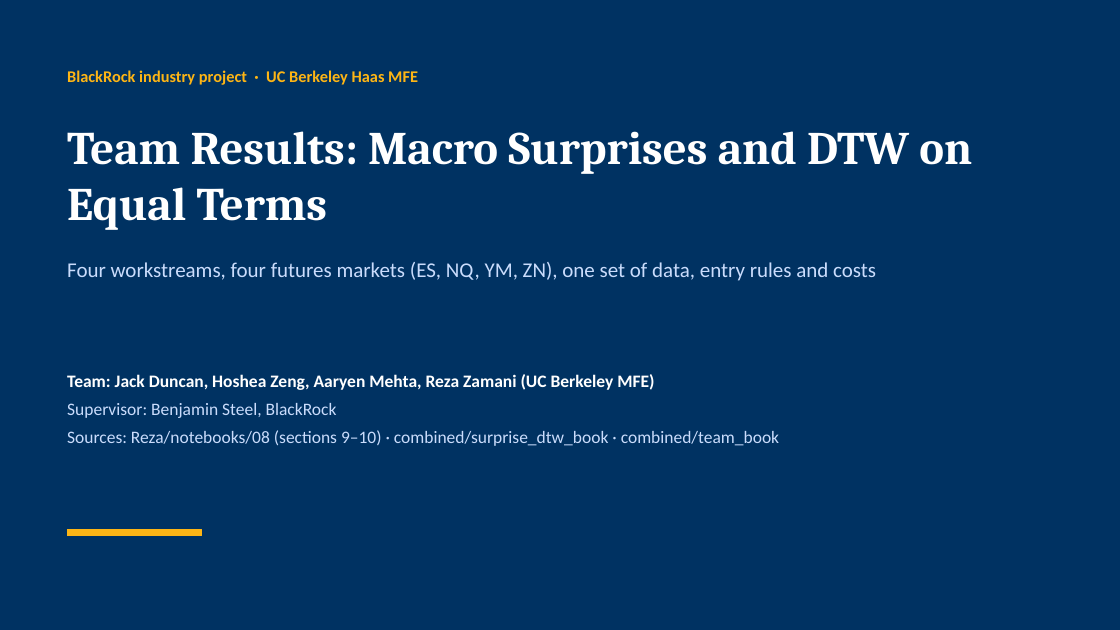
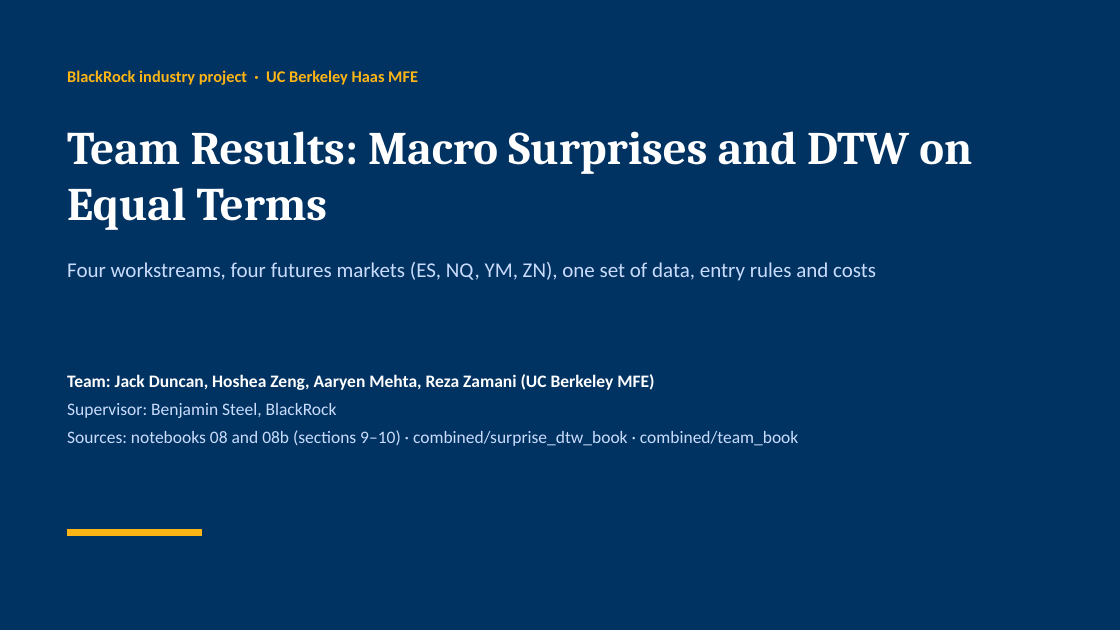
Before and after one commit to rezazamani2329/BlackRock-Project-State-Dependent-Intraday-Response-of-S-P-500-Futures-to-Macroeconomic-Surprises, a slide deck: slide 1 of Team_Results_presentation.pptx. Drawn at 1120x630 pixels with LibreOffice and Linux fonts; fonts in the diff are those of the drawing. Boxes give left, top, right and bottom in pixels: in the first picture for what was removed or moved away, otherwise in the second. Text is boxed around its words. In the diff, an @@ line names an element or a change of style, - is before the commit and + after.

Commit message:
Presentations: add YM to my deck throughout; update team deck sources and links

```diff
--- a/Team_Results_presentation.pptx
+++ b/Team_Results_presentation.pptx
@@ text at [67,430,798,446]: text changed @@
-Sources: Reza/notebooks/08 (sections 9–10) · combined/surprise_dtw_book · combined/team_book
+Sources: notebooks 08 and 08b (sections 9–10) · combined/surprise_dtw_book · combined/team_book
```
Also in this commit, not shown: 1 other slide changed, 4 other files.
